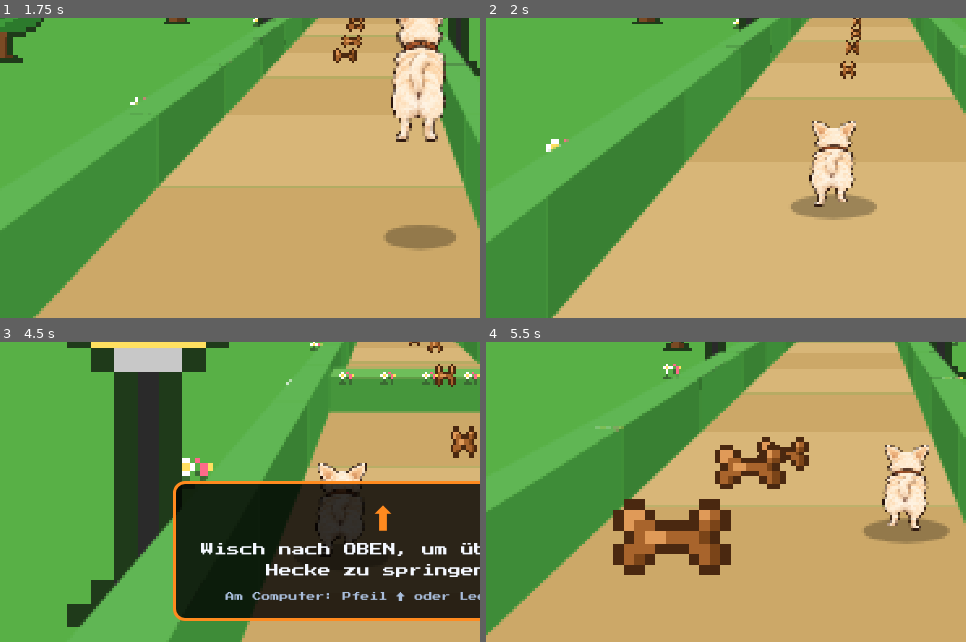
Above: before the commit, frames 1-4 (two rows, left to right).
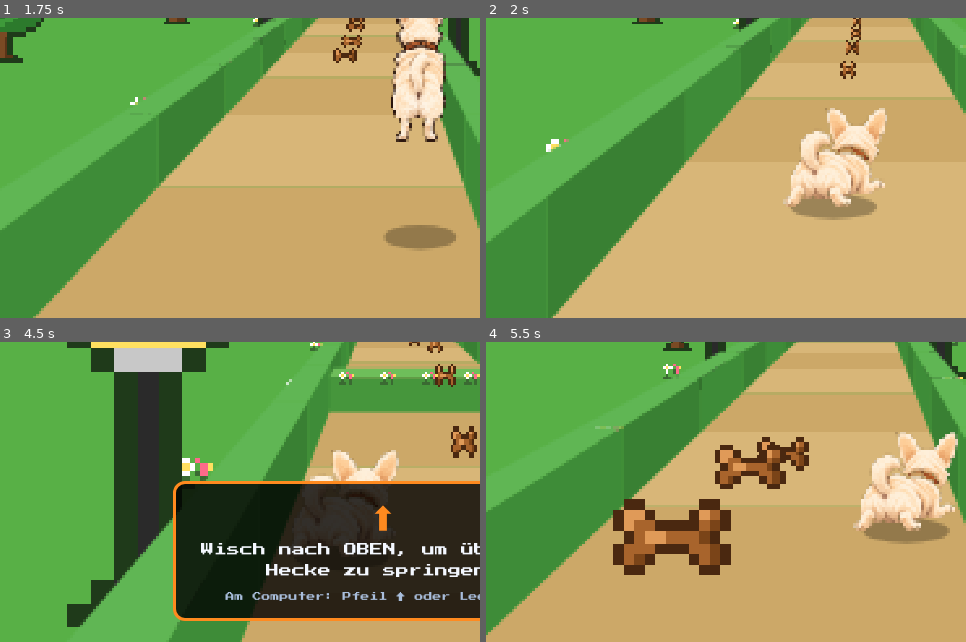
Above: after the commit, the same moments.

Repository: konstiks/timos-turbo-run
Game: browser game, page index.html
The game is run twice, just before and just after one commit, with the same random seed, the same clock (stepped at 60 frames per second) and the same inputs.
Inputs (mouse positions are % of the whole screen's width and height, from its top left):
- Up to frame 1 (1.75 s): click (50, 50) at 0.27 s; hold D 1.03-1.53 s; tap Space at 1.1, 1.6 s; hold S from 1.58 s (still down)
- Up to frame 2 (2 s): release S at 1.85 s; hold A from 1.9 s (still down)
- Up to frame 3 (4.5 s): tap Space every 0.5 s from 2.1 to 4.1 s; release A at 2.47 s; hold W 2.52-2.82 s; hold D 2.87-3.53 s; hold W 3.58-3.82 s; hold A 3.87-4.3 s; hold S from 4.35 s (still down)
- Up to frame 4 (5.5 s): tap Space at 4.6, 5.1 s; release S at 4.68 s; hold D 4.73-5.23 s; hold S from 5.28 s (still down)
The pictures show only the part of the screen within x 10-60%, y 46-96%; the shares and areas given below are measured in that part.

Frame 1 is identical in both runs. In frame 2, 3.6% of the frame differs, in the area x 61-84%, y 30-63%; in frame 3, 1.4%; in frame 4, 3.6%.

Commit message:
Neue Timo-Grafiken fürs Ducken und für Rutschpartien
Co-Authored-By: Claude Opus 5.5 <noreply@anthropic.com>
Claude-Session: https://claude.ai/code/session_01FwyAvonJojh9EGHS2iaqSe

Diff:
--- a/game.js
+++ b/game.js
@@ -1131,9 +1131,11 @@
   // Timo
   const sliding = r.slideT > 0 && r.py < 0.3;
   let img = r.py > 0.05 ? SPR.timoJ : (Math.floor(r.animT * (r.speed * 0.9)) & 1 ? SPR.timoA : SPR.timoB);
-  const dh = SPR.timoReal ? (sliding ? 0.85 : 1.55) : (sliding ? 0.75 : 1.3);
+  let dh = SPR.timoReal ? (sliding ? 0.85 : 1.55) : (sliding ? 0.75 : 1.3), tsx = sliding ? (SPR.timoReal ? 1.5 : 1.7) : 1;
+  if (sliding && r.onSlide && SPR.timoSlide) { img = SPR.timoSlide; dh = 0.78; tsx = 1; }
+  else if (sliding && SPR.timoDuck) { img = SPR.timoDuck; dh = 0.95; tsx = 1; }
   const [tx, tz] = segWorld(r.cur, r.pa, r.pb);
-  spriteW(tx, tz, r.py + elev(r.cur, r.pa), dh, img, objQ, { sx: sliding ? (SPR.timoReal ? 1.5 : 1.7) : 1, bias: -0.8, alpha: r.deathCause === 'fall' ? clamp(1 + r.py * 0.6, 0, 1) : undefined });
+  spriteW(tx, tz, r.py + elev(r.cur, r.pa), dh, img, objQ, { sx: tsx, bias: -0.8, alpha: r.deathCause === 'fall' ? clamp(1 + r.py * 0.6, 0, 1) : undefined });
   // Tierarzt
   const p = run;
   if (p.vetGap < 5) {
@@ -1540,6 +1542,8 @@
 function init() {
   buildSprites();
   const ti = new Image(); ti.onload = () => buildTimoFrames(ti); ti.src = 'assets/timo-hinten.png?v=7';
+  const di = new Image(); di.onload = () => { SPR.timoDuck = di; }; di.src = 'assets/timo-ducken.png?v=8';
+  const si = new Image(); si.onload = () => { SPR.timoSlide = si; }; si.src = 'assets/timo-slide.png?v=8';
   const vi = new Image(); vi.onload = () => buildVetFrames(vi); vi.src = 'assets/tierarzt-hinten.png?v=7';
   const icoURL = (() => { const c = document.createElement('canvas'); c.width = SPR.kk.width * 2; c.height = SPR.kk.height * 2; const g = c.getContext('2d'); g.imageSmoothingEnabled = false; g.drawImage(SPR.kk, 0, 0, c.width, c.height); return c.toDataURL(); })();
   const st = document.createElement('style'); st.textContent = '.kk-ico{background-image:url(' + icoURL + ')!important}'; document.head.appendChild(st);
--- a/index.html
+++ b/index.html
@@ -13,7 +13,7 @@
 <link rel="apple-touch-icon" href="assets/icon.png">
 <link rel="preconnect" href="https://fonts.googleapis.com">
 <link href="https://fonts.googleapis.com/css2?family=Press+Start+2P&display=swap" rel="stylesheet">
-<link rel="stylesheet" href="style.css?v=7">
+<link rel="stylesheet" href="style.css?v=8">
 </head>
 <body>
 <div id="game">
@@ -145,7 +145,7 @@
     </div>
   </div>
 </div>
-<script src="sprites.js?v=7"></script>
-<script src="game.js?v=7"></script>
+<script src="sprites.js?v=8"></script>
+<script src="game.js?v=8"></script>
 </body>
 </html>
Binary file added: assets/timo-ducken.png
Binary file added: assets/timo-slide.png
